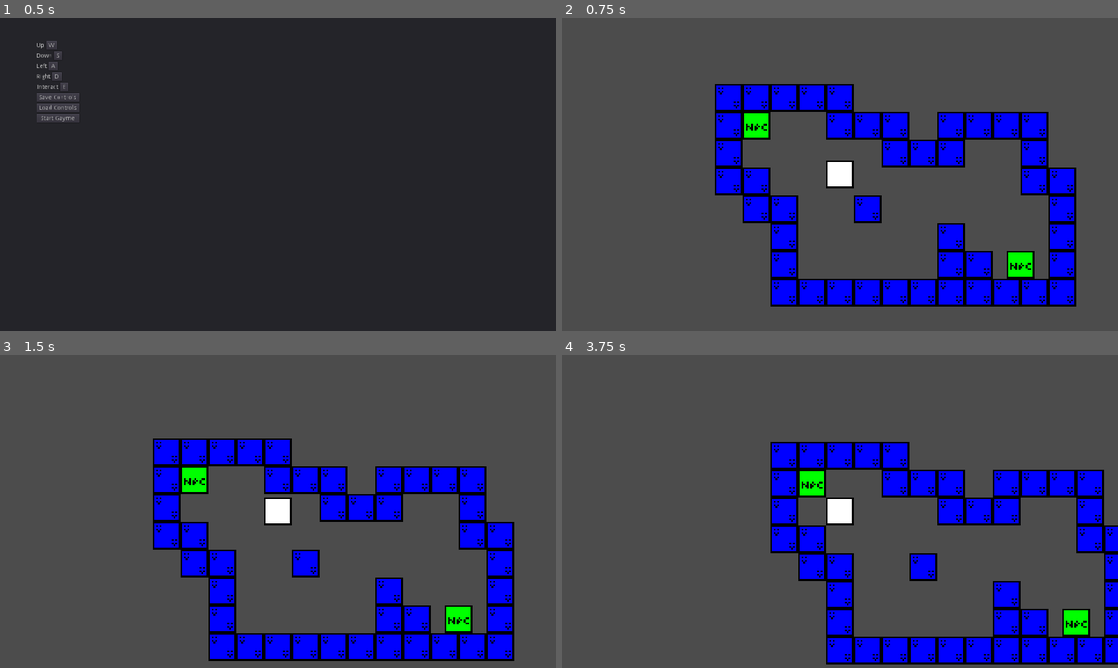
Above: before the commit, frames 1-4 (two rows, left to right).
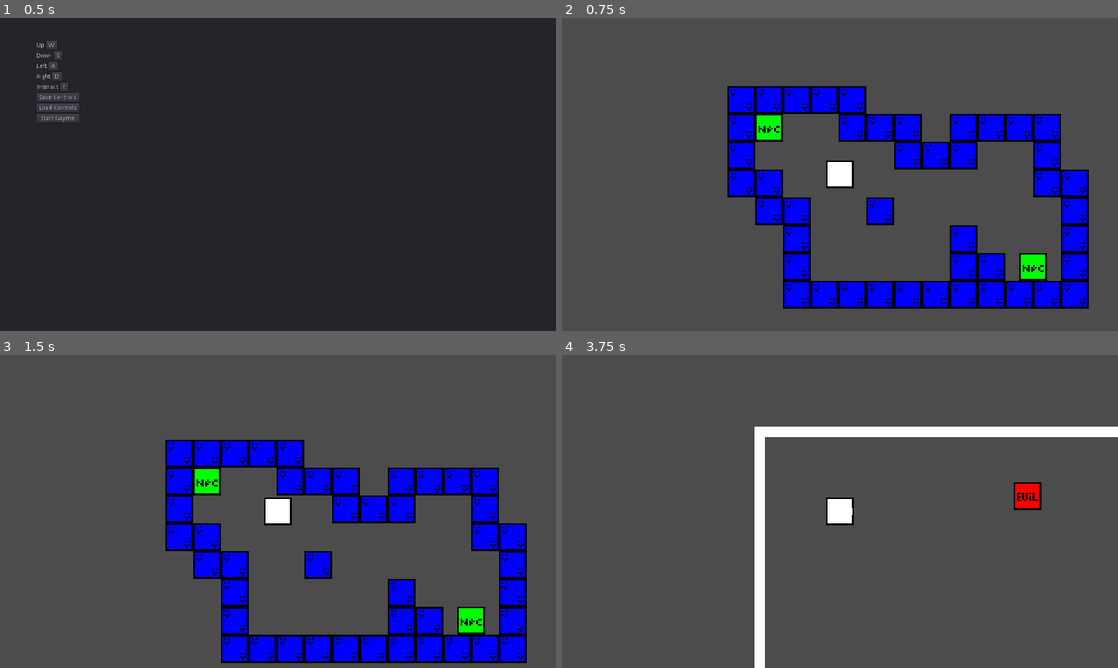
Above: after the commit, the same moments.

Repository: ekarp1/projectHS
Game: Godot game, scene res://Scenes/mainscene.tscn
The game is run twice, just before and just after one commit, with the same random seed, the same clock (stepped at 60 frames per second) and the same inputs.
Inputs (mouse positions are in pixels of both pictures, inside the frame that each line leads up to):
- Up to frame 1 (0.5 s): no input
- Up to frame 2 (0.75 s): click "Start Gayme" at 0.5 s
- Up to frame 3 (1.5 s): tap Enter at 1.25 s; move the mouse to (250, 574) at 1.27 s; hold W (UP) from 1.28 s (still down); tap E (INTERACT) at 1.35 s; click (250, 574) at 1.42 s
- Up to frame 4 (3.75 s): tap Space at 2 s; move the mouse to (1006, 558) at 2.02 s; tap E (INTERACT) at 2.1, 2.85, 3.6 s; click (1006, 558) at 2.17 s; tap Enter at 2.75 s; move the mouse to (673, 464) at 2.77 s; release W (UP) at 2.78 s; hold A (LEFT) from 2.78 s (still down); click (673, 464) at 2.92 s; move the mouse to (867, 511) at 3.52 s; click (867, 511) at 3.67 s

Frame 1 is identical in both runs. In frame 2, 16% of the frame differs, in the area x 27-95%, y 21-93%; in frame 3, 15%; in frame 4, 23%, in the area x 34-100%, y 22-100%.

Commit message:
Added a custom load screen, an arena for fighting enemies in, and some cool bullets that you can shoot.

Diff:
--- /dev/null
+++ b/Scenes/Bullet.tscn
@@ -0,0 +1,19 @@
+[gd_scene load_steps=4 format=2]
+
+[ext_resource path="res://Scripts/Bullet.gd" type="Script" id=1]
+[ext_resource path="res://Images/tempTexture.png" type="Texture" id=2]
+
+[sub_resource type="RectangleShape2D" id=1]
+extents = Vector2( 8, 8 )
+
+[node name="Bullet" type="RigidBody2D"]
+collision_layer = 4
+gravity_scale = 0.0
+script = ExtResource( 1 )
+
+[node name="Sprite" type="Sprite" parent="."]
+texture = ExtResource( 2 )
+
+[node name="CollisionShape2D" type="CollisionShape2D" parent="."]
+shape = SubResource( 1 )
+[connection signal="body_entered" from="." to="." method="_body_entered"]
--- /dev/null
+++ b/Scenes/Enemy.tscn
@@ -0,0 +1,16 @@
+[gd_scene load_steps=3 format=2]
+
+[ext_resource path="res://Images/enemy.png" type="Texture" id=1]
+
+[sub_resource type="RectangleShape2D" id=1]
+extents = Vector2( 32, 32 )
+
+[node name="Enemy" type="RigidBody2D"]
+gravity_scale = 0.0
+
+[node name="CollisionShape2D" type="CollisionShape2D" parent="."]
+shape = SubResource( 1 )
+
+[node name="enemy" type="Sprite" parent="."]
+scale = Vector2( 4, 4 )
+texture = ExtResource( 1 )
--- /dev/null
+++ b/Scenes/Player.tscn
@@ -0,0 +1,22 @@
+[gd_scene load_steps=4 format=2]
+
+[ext_resource path="res://Scripts/KinematicBody2D.gd" type="Script" id=1]
+[ext_resource path="res://Images/player.png" type="Texture" id=2]
+
+[sub_resource type="RectangleShape2D" id=1]
+extents = Vector2( 28, 28 )
+
+[node name="Player" type="KinematicBody2D"]
+collision_layer = 2
+script = ExtResource( 1 )
+
+[node name="player" type="Sprite" parent="."]
+position = Vector2( -9.59635e-06, 0 )
+scale = Vector2( 4, 4 )
+texture = ExtResource( 2 )
+
+[node name="Camera2D" type="Camera2D" parent="."]
+current = true
+
+[node name="CollisionShape2D" type="CollisionShape2D" parent="."]
+shape = SubResource( 1 )
--- /dev/null
+++ b/Scenes/firstArena.tscn
@@ -0,0 +1,61 @@
+[gd_scene load_steps=7 format=2]
+
+[ext_resource path="res://Scripts/firstArena.gd" type="Script" id=1]
+[ext_resource path="res://Scenes/Player.tscn" type="PackedScene" id=2]
+[ext_resource path="res://Images/tempTexture.png" type="Texture" id=3]
+[ext_resource path="res://Scenes/Enemy.tscn" type="PackedScene" id=4]
+
+[sub_resource type="RectangleShape2D" id=1]
+extents = Vector2( 628, 12 )
+
+[sub_resource type="RectangleShape2D" id=2]
+extents = Vector2( 12, 628 )
+
+[node name="Node2D" type="Node2D"]
+script = ExtResource( 1 )
+
+[node name="Player" parent="." instance=ExtResource( 2 )]
+position = Vector2( 220, 196 )
+
+[node name="arenaTopWall" type="StaticBody2D" parent="."]
+position = Vector2( 652, 12 )
+
+[node name="CollisionShape2D" type="CollisionShape2D" parent="arenaTopWall"]
+shape = SubResource( 1 )
+
+[node name="Sprite" type="Sprite" parent="arenaTopWall"]
+scale = Vector2( 78.5, 1.5 )
+texture = ExtResource( 3 )
+
+[node name="arenaBotWall" type="StaticBody2D" parent="."]
+position = Vector2( 652, 1244 )
+
+[node name="CollisionShape2D" type="CollisionShape2D" parent="arenaBotWall"]
+shape = SubResource( 1 )
+
+[node name="Sprite" type="Sprite" parent="arenaBotWall"]
+scale = Vector2( 78.5, 1.5 )
+texture = ExtResource( 3 )
+
+[node name="arenaLeftWall" type="StaticBody2D" parent="."]
+position = Vector2( 12, 628 )
+
+[node name="CollisionShape2D" type="CollisionShape2D" parent="arenaLeftWall"]
+shape = SubResource( 2 )
+
+[node name="Sprite" type="Sprite" parent="arenaLeftWall"]
+scale = Vector2( 1.5, 78.5 )
+texture = ExtResource( 3 )
+
+[node name="arenaRightWall" type="StaticBody2D" parent="."]
+position = Vector2( 1292, 628 )
+
+[node name="CollisionShape2D" type="CollisionShape2D" parent="arenaRightWall"]
+shape = SubResource( 2 )
+
+[node name="Sprite" type="Sprite" parent="arenaRightWall"]
+scale = Vector2( 1.5, 78.5 )
+texture = ExtResource( 3 )
+
+[node name="Enemy" parent="." instance=ExtResource( 4 )]
+position = Vector2( 628, 160 )
--- a/Scenes/firstLevel.tscn
+++ b/Scenes/firstLevel.tscn
@@ -1,10 +1,9 @@
-[gd_scene load_steps=9 format=2]
+[gd_scene load_steps=7 format=2]
 
 [ext_resource path="res://Scripts/firstLevel.gd" type="Script" id=1]
 [ext_resource path="res://Images/tile.png" type="Texture" id=2]
 [ext_resource path="res://Scenes/NPC.tscn" type="PackedScene" id=3]
-[ext_resource path="res://Scripts/KinematicBody2D.gd" type="Script" id=4]
-[ext_resource path="res://Images/player.png" type="Texture" id=5]
+[ext_resource path="res://Scenes/Player.tscn" type="PackedScene" id=4]
 
 [sub_resource type="ConvexPolygonShape2D" id=1]
 points = PoolVector2Array( 0, 0, 16, 0, 16, 16, 0, 16 )
@@ -27,9 +26,6 @@
 } ]
 0/z_index = 0
 
-[sub_resource type="RectangleShape2D" id=3]
-extents = Vector2( 32, 32 )
-
 [node name="Level" type="Node2D"]
 script = ExtResource( 1 )
 
@@ -46,18 +42,5 @@
 [node name="NPC_TWO" parent="." instance=ExtResource( 3 )]
 position = Vector2( 96, 96 )
 
-[node name="Player" type="KinematicBody2D" parent="."]
-editor/display_folded = true
-position = Vector2( 288, 208 )
-script = ExtResource( 4 )
-
-[node name="CollisionShape2D" type="CollisionShape2D" parent="Player"]
-shape = SubResource( 3 )
-
-[node name="player" type="Sprite" parent="Player"]
-position = Vector2( -9.59635e-06, 0 )
-scale = Vector2( 4, 4 )
-texture = ExtResource( 5 )
-
-[node name="Camera2D" type="Camera2D" parent="Player"]
-current = true
+[node name="Player" parent="." instance=ExtResource( 4 )]
+position = Vector2( 260, 204 )
--- /dev/null
+++ b/Scripts/Bullet.gd
@@ -0,0 +1,17 @@
+extends RigidBody2D
+
+# Declare member variables here. Examples:
+# var a = 2
+# var b = "text"
+
+# Called when the node enters the scene tree for the first time.
+func _ready():
+	set_contact_monitor(true)
+	set_max_contacts_reported(1)
+
+# Called every frame. 'delta' is the elapsed time since the previous frame.
+#func _process(delta):
+#	pass
+
+func _body_entered(body):
+	get_parent().remove_child(self)
--- /dev/null
+++ b/Scripts/firstArena.gd
@@ -0,0 +1,40 @@
+extends Node2D
+
+# Declare member variables here. Examples:
+# var a = 2
+# var b = "text"
+onready var bulletScene = preload("res://Scenes/Bullet.tscn")
+
+# Called when the node enters the scene tree for the first time.
+func _ready():
+	pass
+
+# Called every frame. 'delta' is the elapsed time since the previous frame.
+#func _process(delta):
+#	pass
+
+var clicked = false
+var clickPos = Vector2(0,0)
+const BULLETSPEED = 4096
+
+func _physics_process(delta):
+	if(clicked == true):
+		#shoot a laser from mouse
+		var space_state = get_world_2d().direct_space_state
+		# use global coordinates, not local to node
+		var normalClickVector = (clickPos - get_node("Player").position).normalized()
+		var bulletNode
+		bulletNode = bulletScene.instance()
+		bulletNode.position = get_node("Player").position
+		bulletNode.add_central_force(normalClickVector * BULLETSPEED)
+		add_child(bulletNode)
+		clicked = false
+
+func _input(event):
+	#if the user did something with a mouse button
+	if event is InputEventMouseButton:
+		#only capture mouse click on press, and not also on release
+		if event.is_pressed() == true:
+			#get the position of the mouse in the world
+			clickPos = get_global_mouse_position()
+			clicked = true
--- a/Scripts/firstLevel.gd
+++ b/Scripts/firstLevel.gd
@@ -19,4 +19,4 @@
 				if(i + 1 == 1):
 					get_node("/root/World/CanvasLayer/textbox").visible = !get_node("/root/World/CanvasLayer/textbox").visible
 				elif(i + 1 == 2):
-					print("I'm different")
+					get_tree().change_scene("res://Scenes/firstArena.tscn")
--- a/project.godot
+++ b/project.godot
@@ -17,6 +17,7 @@
 
 config/name="testgame"
 run/main_scene="res://Scenes/mainscene.tscn"
+boot_splash/image="res://Images/loadImg.png"
 config/icon="res://icon.png"
 
 [display]
Binary file added: Images/enemy.png
Not shown, added: Images/enemy.png.import
Binary file added: Images/loadImg.png
Not shown, added: Images/loadImg.png.import
Binary file added: Images/tempTexture.png
Not shown, added: Images/tempTexture.png.import
